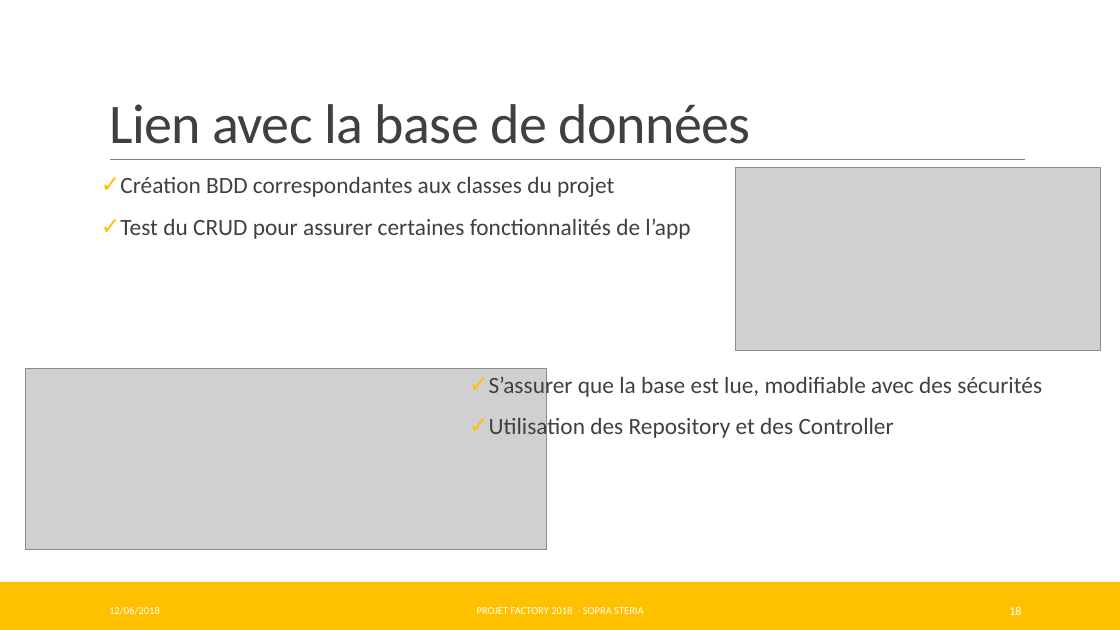
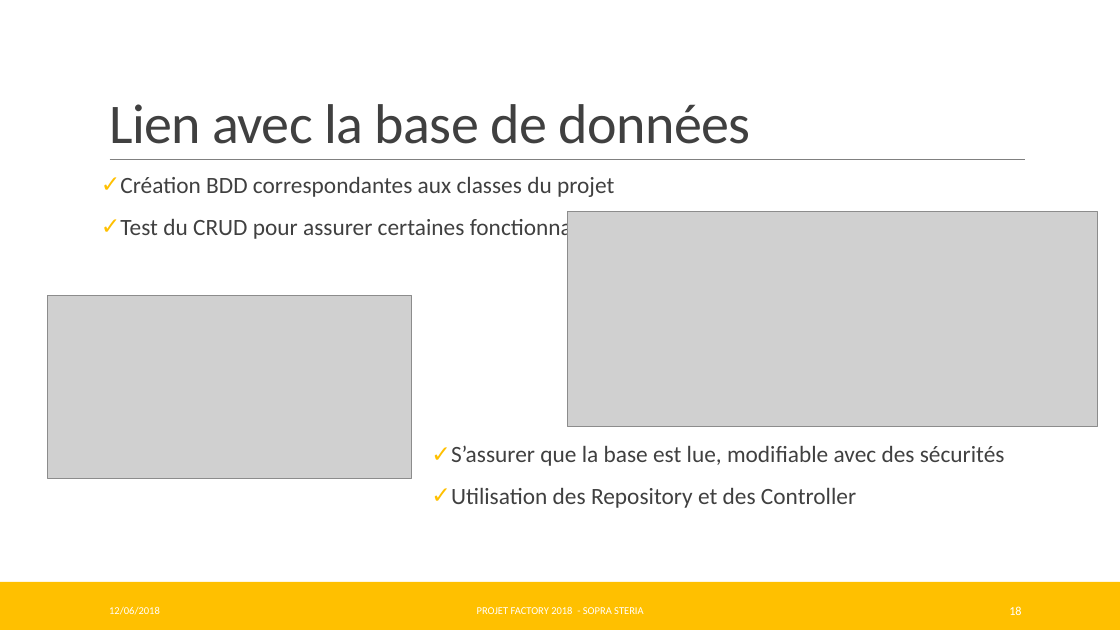
Before and after one commit to Pweting/ProjetFinalAAA, a slide deck: slide 18 of ProjetFinalAAA-Factory.pptx. Drawn at 1120x630 pixels with LibreOffice and Linux fonts; fonts in the diff are those of the drawing; grey boxes stand for pictures. Boxes give left, top, right and bottom in pixels: in the first picture for what was removed or moved away, otherwise in the second. Text is boxed around its words. In the diff, an @@ line names an element or a change of style, - is before the commit and + after.

Commit message:
powerpoint

```diff
--- a/ProjetFinalAAA-Factory.pptx
+++ b/ProjetFinalAAA-Factory.pptx
@@ picture added at (567,212,1097,427) @@
@@ picture: place and size @@
-picture at (736,168,1101,351)
+picture at (47,295,412,478)
@@ picture removed at (25,369,546,550) @@
@@ text "S’assurer que la base est ..." rewrapped from (489,373,1042,440) to (451,445,1005,508) @@
```
Also in this commit, not shown: 1 other slide changed, 9 slides added.
